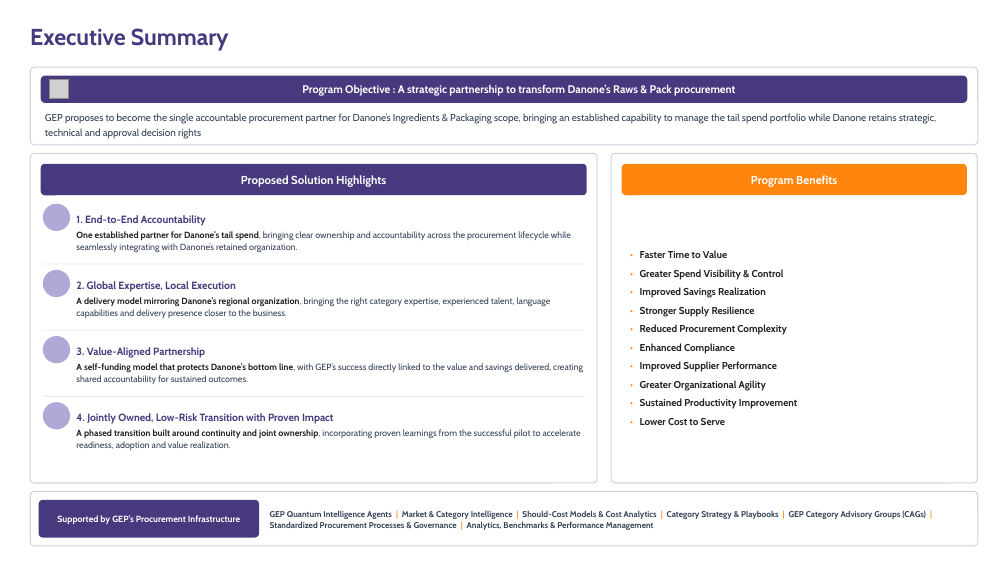
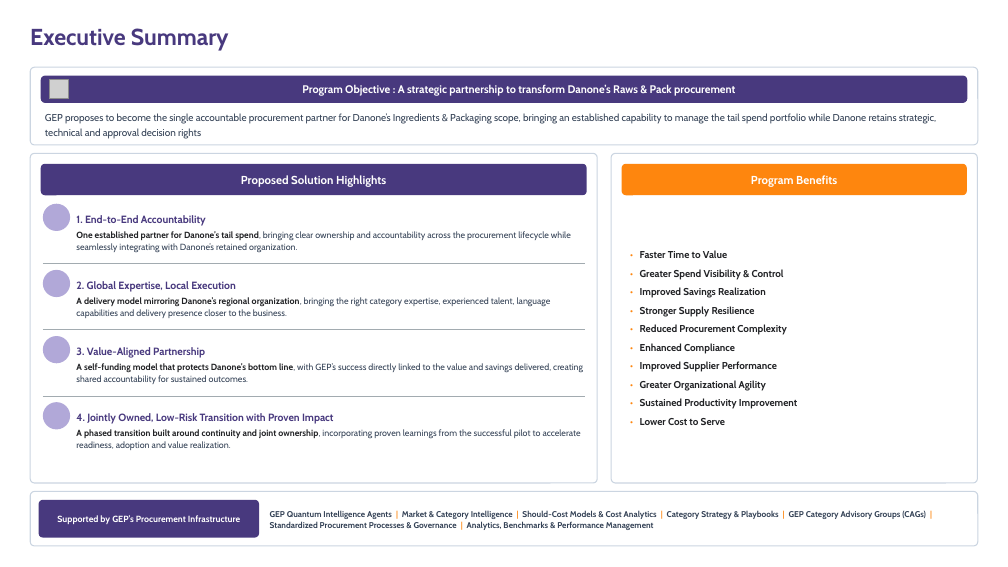
Before and after one commit to Yash-Jadhav-GD/AutoDesigner, a slide deck: slide 1 of AutoDesigner/Design tester new_formatted.pptx. Drawn at 1008x567 pixels with LibreOffice and Linux fonts; fonts in the diff are those of the drawing; grey boxes stand for pictures; background and template pictures are left out. Boxes give left, top, right and bottom in pixels: in the first picture for what was removed or moved away, otherwise in the second. Text is boxed around its words. In the diff, an @@ line names an element or a change of style, - is before the commit and + after.

```diff
--- a/AutoDesigner/Design tester new_formatted.pptx
+++ b/AutoDesigner/Design tester new_formatted.pptx
@@ rectangle removed at (x1=43, y1=264, x2=585, y2=265) @@
@@ line added from (43, 264) to (585, 264), #A2ABB0 0.5 pt @@
@@ rectangle removed at (x1=43, y1=330, x2=585, y2=330) @@
@@ line added from (43, 330) to (585, 330), #A2ABB0 0.5 pt @@
@@ rectangle removed at (x1=43, y1=396, x2=585, y2=397) @@
@@ line added from (43, 396) to (585, 396), #A2ABB0 0.5 pt @@
```
Also in this commit, not shown: 1 other slide changed, 5 other files.
